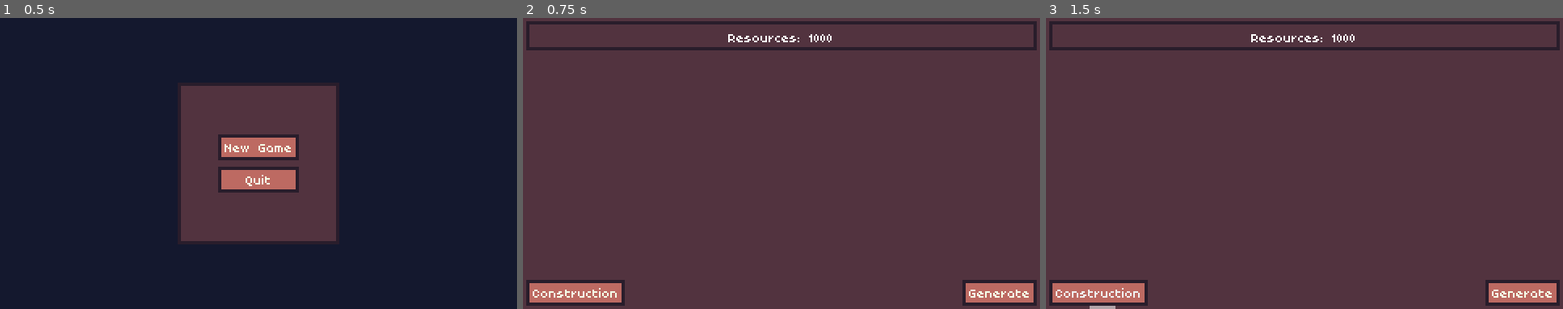
Above: before the commit, frames 1-3 (left to right).
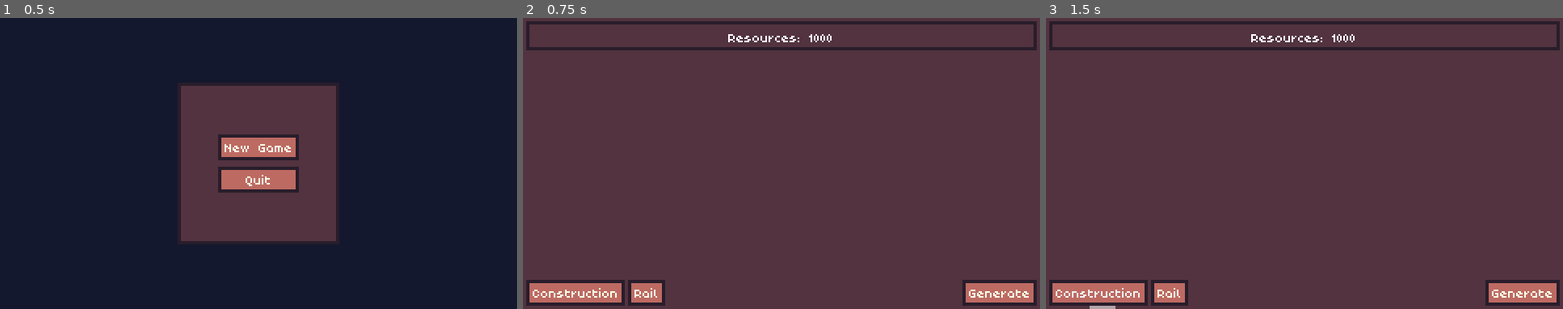
Above: after the commit, the same moments.

Repository: Byteron/floating-islands
Game: Godot game, scene res://source/menu/TitleScreen.tscn
Two runs of this game, one before a commit and one after it. Both use one fixed random seed, a clock stepped at 60 frames per second and the inputs below.
Inputs:
- Up to frame 1 (0.5 s): no input
- Up to frame 2 (0.75 s): click "New Game" at 0.5 s
- Up to frame 3 (1.5 s): click "Construction" at 1.25 s

Frame 1 is identical in both runs. In frame 2, 0.6% of the frame differs, in the area x 20-28%, y 90-99%; in frame 3, 0.6%.

Commit message:
connections

Diff:
--- /dev/null
+++ b/data/constructions/rail.tres
@@ -0,0 +1,14 @@
+[gd_resource type="Resource" load_steps=2 format=2]
+
+[ext_resource path="res://source/construction/ConstructionData.gd" type="Script" id=1]
+
+[resource]
+script = ExtResource( 1 )
+id = "Rail"
+name = "Rail"
+cost = 10
+is_miner = false
+is_connector = true
+miner_radius = 0
+miner_tick_time = 0
+miner_mine_amount = 0
--- a/project.godot
+++ b/project.godot
@@ -33,6 +33,11 @@
 "class": "Interface",
 "language": "GDScript",
 "path": "res://source/game/interface/Interface.gd"
+}, {
+"base": "Node2D",
+"class": "Island",
+"language": "GDScript",
+"path": "res://source/game/map/Island.gd"
 }, {
 "base": "TileMap",
 "class": "Map",
@@ -70,6 +75,7 @@
 "ConstructionData": "",
 "GameCam": "",
 "Interface": "",
+"Island": "",
 "Map": "",
 "Player": "",
 "PopupLabel": "",
--- a/source/camera/GameCam.tscn
+++ b/source/camera/GameCam.tscn
@@ -2,5 +2,7 @@
 
 [ext_resource path="res://source/camera/GameCam.gd" type="Script" id=1]
 
-[node name="GameCam" type="Camera2D"]
+[node name="GameCam" type="Camera2D" groups=[
+"GameCam",
+]]
 script = ExtResource( 1 )
--- a/source/construction/ConstructionData.gd
+++ b/source/construction/ConstructionData.gd
@@ -6,6 +6,8 @@
 export var cost := 100
 
 export var is_miner := false
+export var is_connector := false
+
 export var miner_radius := 1
 export var miner_tick_time := 5
 export var miner_mine_amount := 20
--- a/source/game/Game.gd
+++ b/source/game/Game.gd
@@ -4,6 +4,8 @@
 
 onready var map := $Map as Map
 onready var interface := $Interface as Interface
+
+onready var camera := $GameCam as Camera2D
 
 
 func _unhandled_input(event: InputEvent) -> void:
@@ -16,10 +18,21 @@
 
 
 func place_construction(data: ConstructionData):
+	interface.highlight_connected_tiles(map.connectors.values())
+
 	var tile_selector := map.new_tile_selector()
 	yield(tile_selector, "tile_selected")
-	if tile_selector.selected_tile and not tile_selector.selected_tile.construction:
-		player.resources -= data.cost
-		map.add_contruction(tile_selector.selected_tile, data)
+
+	if tile_selector.selected_tile and not map.connectors.values().has(tile_selector.selected_tile):
+		pass
+
+	elif tile_selector.selected_tile and not tile_selector.selected_tile.construction:
+		if tile_selector.selected_tile.type == Tile.TYPE.CONNECTOR and not data.is_connector:
+			pass
+		else:
+			player.resources -= data.cost
+			map.add_contruction(tile_selector.selected_tile, data)
+
 	map.remove_tile_selector()
+	interface.clear_highlights()
 	call_deferred("set_process_unhandled_input", true)
--- a/source/game/interface/Interface.gd
+++ b/source/game/interface/Interface.gd
@@ -25,6 +25,14 @@
 		button.connect("pressed", self, "_on_ConstructionButton_pressed", [ c ])
 		construction_buttons.add_child(button)
 
+func highlight_connected_tiles(tiles: Array):
+	clear_highlights()
+
+	for tile in tiles:
+		var h := TileHighlighter.instance() as TileHighlighter
+		highlight_container.add_child(h)
+		h.rect_global_position = tile.get_world_position()
+		h.modulate = Color("66FF33")
 
 func highlight_lands(tiles: Array):
 	clear_highlights()
--- a/source/game/interface/TileSelector.gd
+++ b/source/game/interface/TileSelector.gd
@@ -4,6 +4,8 @@
 signal tile_selected()
 
 var selected_tile : Tile = null
+var selected_cell := Vector2()
+
 var map = null
 
 
@@ -14,9 +16,14 @@
 func _input(event: InputEvent) -> void:
 	if event.is_action_pressed("LMB"):
 		var tile = map.get_tile_from_world_position(get_global_mouse_position())
-		if tile and tile.type == Tile.TYPE.LAND:
+		if tile:
 			selected_tile = tile
 			print("Tile Selected: ", tile)
+			emit_signal("tile_selected")
+		else:
+			var cell = map.world_to_map(get_global_mouse_position())
+			selected_cell = cell
+			print("Cell Selected: ", cell)
 			emit_signal("tile_selected")
 
 	elif event.is_action_pressed("RMB"):
--- a/source/game/map/Island.gd
+++ b/source/game/map/Island.gd
@@ -1,4 +1,5 @@
 extends Node2D
+class_name Island
 
 var min_island_radius := Global.TILE_SIZE * 2
 var max_island_radius := Global.TILE_SIZE * 6
--- a/source/game/map/Map.gd
+++ b/source/game/map/Map.gd
@@ -8,6 +8,7 @@
 var tile_selector : TileSelector = null
 
 var tiles := {}
+var connectors := {}
 
 export var resource_min := 200
 export var resource_max := 8000
@@ -17,14 +18,16 @@
 export var resource_shrink := 8
 export(float, -1, 1) var resource_offset := -0.3
 
-onready var resource_overlay := $Resources as TileMap
-onready var construction_container := $ConstructionContainer as Node2D
-
 export (Resource) var IslandPacked
 export (int) var island_count = 100
 export (int) var max_island_offset = 10				# Offset for placing island
 export (int) var min_island_size = 5
 
+onready var rails_overlay := $Rails as TileMap
+onready var resource_overlay := $Resources as TileMap
+onready var construction_container := $ConstructionContainer as Node2D
+onready var island_container := $Islands as Node2D
+
 
 func _ready() -> void:
 	randomize()
@@ -37,7 +40,7 @@
 	_generate_islands()
 	_generate_resources()
 	_generate_neighbors()
-
+	_setup_start_tiles()
 	#_print_info()
 
 
@@ -53,20 +56,20 @@
 			-max_island_offset + randi() % (max_island_offset * 2)
 		)
 
-		$Islands.add_child(island)
+		island_container.add_child(island)
 
 
 func _generate_islands() -> void:
 	"""
 	Generate visual island representation in the tilemap
 	"""
-	for island in $Islands.get_children():
+	for island in island_container.get_children():
 		island.generate(self)
 
 		# Remove small islands
 		if island.size() < min_island_size:
 			island.remove(self)
-			$Islands.remove_child(island)
+			island_container.remove_child(island)
 
 
 func _generate_resources():
@@ -78,7 +81,7 @@
 	noise.octaves = 1
 	noise.period = 20
 
-	for island in $Islands.get_children():
+	for island in island_container.get_children():
 		for position in island.tiles_position:
 			var tile = get_tile(position)
 			if not tile:
@@ -110,6 +113,16 @@
 			if tiles.has(n_cell):
 				neighbors.append(tiles[n_cell])
 		tile.neighbors = neighbors
+
+
+func _setup_start_tiles():
+	var start_island := get_random_island()
+
+	for cell in start_island.tiles_position:
+		var tile = tiles[cell]
+		connectors[cell] = tile
+
+	get_tree().call_group("GameCam", "set_global_position", start_island.global_position)
 
 
 func _get_neighbor_cells(position: Vector2) -> Array:
@@ -124,6 +137,13 @@
 	neighbors.append(position + Vector2(-1, -1))
 	return neighbors
 
+func _get_non_diagonal_neighbor_cells(position: Vector2) -> Array:
+	var neighbors := []
+	neighbors.append(position + Vector2(+1, 0))
+	neighbors.append(position + Vector2(0, +1))
+	neighbors.append(position + Vector2(0, -1))
+	neighbors.append(position + Vector2(-1, 0))
+	return neighbors
 
 func create_tile(position: Vector2, type, island: Node) -> void:
 	"""
@@ -132,8 +152,9 @@
 	tiles[position] = Tile.new(position, type, island)
 
 	# TODO: Check given type to set correct tile type instead of hardcoded LAND_INDEX
-	set_cellv(position, LAND_INDEX)
-	update_bitmask_area(position)
+	if type == Tile.TYPE.LAND:
+		set_cellv(position, LAND_INDEX)
+		update_bitmask_area(position)
 
 
 func remove_tile(position: Vector2) -> void:
@@ -144,6 +165,8 @@
 
 	set_cellv(position, VOID_INDEX)
 
+func get_random_island() -> Island:
+	return island_container.get_children()[randi() % island_container.get_child_count()]
 
 func get_tile(position: Vector2) -> Tile:
 	"""
@@ -223,6 +246,28 @@
 
 
 func add_contruction(tile: Tile, data: ConstructionData) -> void:
+	if data.is_connector:
+		_add_connection(tile)
+	else:
+		_add_building(tile, data)
+
+
+func _add_connection(tile: Tile) -> void:
+
+	rails_overlay.set_cellv(tile.position, 0)
+	rails_overlay.update_bitmask_area(tile.position)
+	connectors[tile.position] = tile
+
+	for n_cell in _get_non_diagonal_neighbor_cells(tile.position):
+		if not tiles.has(n_cell):
+			create_tile(n_cell, Tile.TYPE.CONNECTOR, null)
+			var n_tile = get_tile(n_cell)
+			connectors[n_tile.position] = n_tile
+		else:
+			var n_tile = tiles[n_cell]
+			connectors[n_tile.position] = n_tile
+
+func _add_building(tile: Tile, data: ConstructionData):
 	var construction = Construction.instance()
 	construction_container.add_child(construction)
 	construction.initialize(data, tile)
@@ -230,7 +275,7 @@
 
 
 func _print_info():
-	for island in $Islands.get_children():
+	for island in island_container.get_children():
 		print("Island %d -> Size: %d, Resources: %d" % [
 			island.id,
 			island.size(),
--- a/source/game/map/Map.tscn
+++ b/source/game/map/Map.tscn
@@ -17,6 +17,27 @@
 0/shapes = [  ]
 0/z_index = 0
 
+[sub_resource type="TileSet" id=2]
+0/name = "Rail"
+0/texture = ExtResource( 3 )
+0/tex_offset = Vector2( 0, 0 )
+0/modulate = Color( 1, 1, 1, 1 )
+0/region = Rect2( 0, 0, 80, 80 )
+0/tile_mode = 1
+0/autotile/bitmask_mode = 1
+0/autotile/bitmask_flags = [ Vector2( 0, 0 ), 146, Vector2( 0, 1 ), 48, Vector2( 1, 0 ), 56, Vector2( 1, 1 ), 184, Vector2( 1, 2 ), 176, Vector2( 1, 3 ), 50, Vector2( 2, 1 ), 58, Vector2( 2, 2 ), 152, Vector2( 2, 3 ), 26, Vector2( 3, 0 ), 144, Vector2( 3, 1 ), 186, Vector2( 3, 2 ), 154, Vector2( 3, 3 ), 178, Vector2( 3, 4 ), 18, Vector2( 4, 1 ), 24 ]
+0/autotile/icon_coordinate = Vector2( 3, 1 )
+0/autotile/tile_size = Vector2( 16, 16 )
+0/autotile/spacing = 0
+0/autotile/occluder_map = [  ]
+0/autotile/navpoly_map = [  ]
+0/autotile/priority_map = [  ]
+0/autotile/z_index_map = [  ]
+0/occluder_offset = Vector2( 0, 0 )
+0/navigation_offset = Vector2( 0, 0 )
+0/shapes = [  ]
+0/z_index = 0
+
 [node name="Map" type="TileMap"]
 tile_set = ExtResource( 2 )
 cell_size = Vector2( 16, 16 )
@@ -29,6 +50,11 @@
 cell_size = Vector2( 16, 16 )
 format = 1
 
+[node name="Rails" type="TileMap" parent="."]
+tile_set = SubResource( 2 )
+cell_size = Vector2( 16, 16 )
+format = 1
+
 [node name="ConstructionContainer" type="Node2D" parent="."]
 
 [node name="Islands" type="Node2D" parent="."]
--- a/source/game/map/Tile.gd
+++ b/source/game/map/Tile.gd
@@ -3,7 +3,7 @@
 
 signal resource_depleted(cell)
 
-enum TYPE { LAND, VOID }
+enum TYPE { LAND, CONNECTOR, VOID }
 
 var type := 0						# Type of terrain
 var position : Vector2 = Vector2()	# Cell position in the tilemap
Binary file changed: graphics/images/tiles/rails.png
Not shown: 1 places in source/game/map/Map.tscn that only renumber resources
